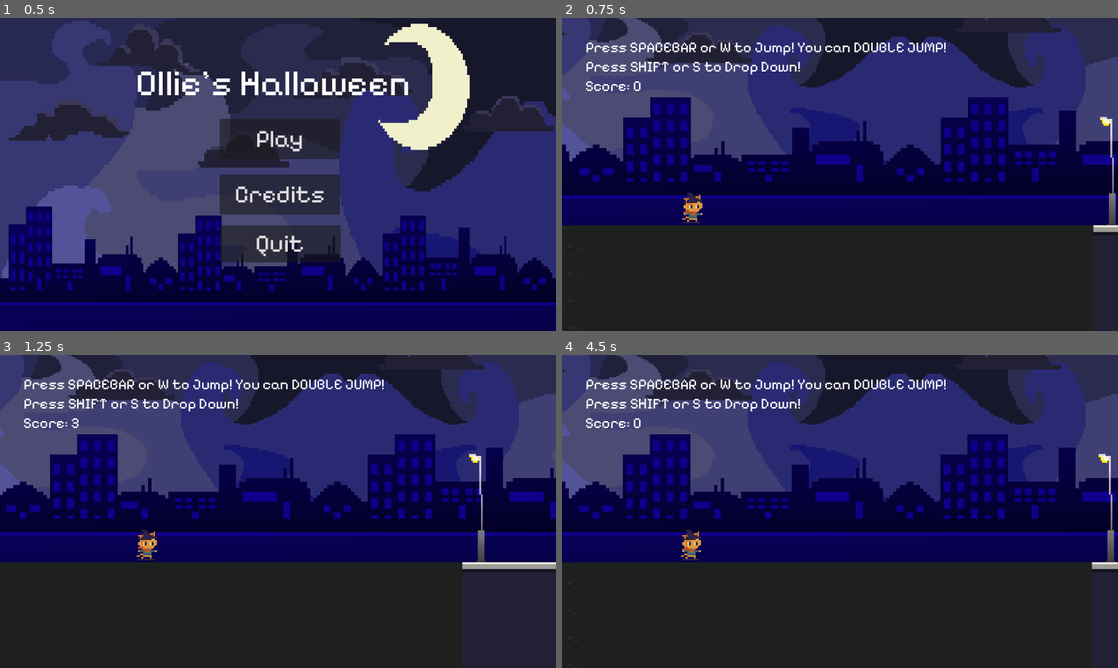
Above: before the commit, frames 1-4 (two rows, left to right).
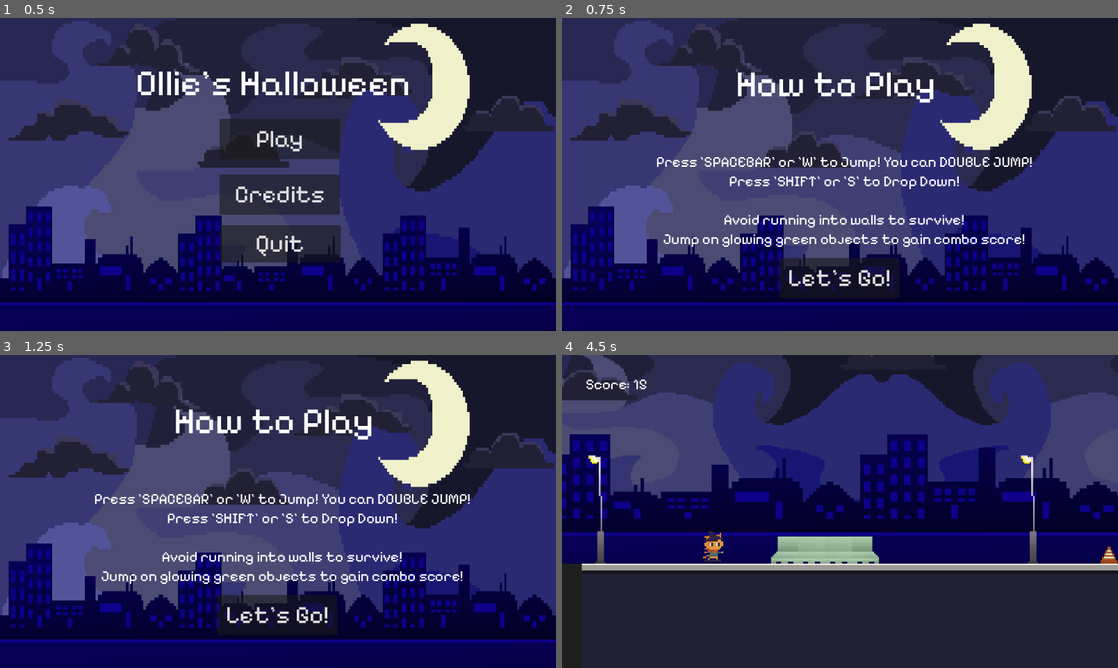
Above: after the commit, the same moments.

Repository: kedrickfudala/SGD-Spooky-Game-Jam
Game: Godot game, scene res://src/game_container.tscn
Same seed, same stepped clock (60 frames per second), same inputs: the game is played once before the commit and once after it.
Inputs (mouse positions are in pixels of both pictures, inside the frame that each line leads up to):
- Up to frame 1 (0.5 s): no input
- Up to frame 2 (0.75 s): click "Play" at 0.5 s
- Up to frame 3 (1.25 s): no input
- Up to frame 4 (4.5 s): click (840, 614) at 1.25 s, where only the run after the commit has a clickable "Let's Go!"; tap Space (jump) at 2, 2.27, 2.75, 3.02, 3.5 s; tap S (drop) at 2.1, 2.85, 3.6 s; click (840, 517) at 4.25 s, where only the run before the commit has a clickable "Restart"

Frame 1 is identical in both runs. In frame 2, 84% of the frame differs, in the area x 0-100%, y 0-100%; in frame 3, 85%; in frame 4, 28%.

Commit message:
added instructions scene

Diff:
--- a/src/game_container.gd
+++ b/src/game_container.gd
@@ -7,6 +7,7 @@
 @onready var world : PackedScene = preload("res://src/levels/world.tscn")
 @onready var gameover_screen : PackedScene = preload("res://src/ui/game_over_ui.tscn")
 @onready var credits_scene : PackedScene = preload("res://src/ui/credits_scene.tscn")
+@onready var instructions_scene : PackedScene = preload("res://src/ui/instructions_scene.tscn")
 
 @onready var world_inst : Object = null
 
@@ -19,6 +20,11 @@
 	var main_menu_inst = main_menu.instantiate()
 	main_menu_inst.global_position = Vector2(0,0)
 	add_child(main_menu_inst)
+
+func spawn_instructions():
+	var instructions_scene_inst = instructions_scene.instantiate()
+	instructions_scene_inst.global_position = Vector2(0,0)
+	add_child(instructions_scene_inst)
 
 func spawn_credits():
 	var credits_scene_inst = credits_scene.instantiate()
--- a/src/player/player.gd
+++ b/src/player/player.gd
@@ -35,9 +35,7 @@
 func _physics_process(_delta: float) -> void:
 	camera.position_smoothing_speed = 3 + (world.speed / 100)
 	if player_hud_inst:
-			player_hud_inst.hud_label.text = str("Press SPACEBAR or W to Jump! You can DOUBLE JUMP!")
-			player_hud_inst.hud_label.text += '\n' + str("Press SHIFT or S to Drop Down!")
-			player_hud_inst.hud_label.text += '\n' + str("Score: ") + str(score)
+			player_hud_inst.hud_label.text = str("Score: ") + str(score)
 			if combo_runout_timer.time_left > 0:
 				player_hud_inst.hud_label.text += '\n' + str("Combo: ") + str(combo)
 				player_hud_inst.hud_label.text += '\n' + str("    Multiplier: ") + str(combo_multiplier)
--- /dev/null
+++ b/src/ui/instructions_scene.gd
@@ -0,0 +1,7 @@
+extends Control
+
+@onready var game_container = get_parent()
+
+func _on_confirm_button_pressed() -> void:
+	game_container.spawn_world()
+	queue_free()
--- /dev/null
+++ b/src/ui/instructions_scene.tscn
@@ -0,0 +1,50 @@
+[gd_scene load_steps=3 format=3 uid="uid://c3tfoqcmufkds"]
+
+[ext_resource type="Texture2D" uid="uid://d0w7usunxm22b" path="res://assets/backgrounds/background_for_spooky_game_jamWHOLE.png" id="1_l674o"]
+[ext_resource type="Script" path="res://src/ui/instructions_scene.gd" id="1_mfdya"]
+
+[node name="InstructionsScene" type="Control"]
+layout_mode = 3
+anchors_preset = 15
+anchor_right = 1.0
+anchor_bottom = 1.0
+grow_horizontal = 2
+grow_vertical = 2
+script = ExtResource("1_mfdya")
+
+[node name="TextureRect" type="TextureRect" parent="."]
+offset_right = 1153.0
+offset_bottom = 793.0
+texture = ExtResource("1_l674o")
+
+[node name="HeaderLabel" type="Label" parent="."]
+offset_left = 360.0
+offset_top = 92.0
+offset_right = 795.0
+offset_bottom = 229.0
+theme_override_font_sizes/font_size = 75
+text = "How to Play"
+
+[node name="Label" type="Label" parent="."]
+offset_left = 52.0
+offset_top = 280.0
+offset_right = 1118.0
+offset_bottom = 517.0
+theme_override_font_sizes/font_size = 30
+text = "Press 'SPACEBAR' or 'W' to Jump! You can DOUBLE JUMP!
+Press 'SHIFT' or 'S' to Drop Down!
+
+Avoid running into walls to survive!
+Jump on glowing green objects to gain combo score!"
+horizontal_alignment = 1
+
+[node name="ConfirmButton" type="Button" parent="."]
+offset_left = 450.0
+offset_top = 497.0
+offset_right = 699.0
+offset_bottom = 580.0
+theme_override_font_sizes/font_size = 50
+text = "Let's Go!
+"
+
+[connection signal="pressed" from="ConfirmButton" to="." method="_on_confirm_button_pressed"]
--- a/src/ui/main_menu.gd
+++ b/src/ui/main_menu.gd
@@ -4,7 +4,7 @@
 @onready var game_container = get_parent()
 
 func _on_play_button_pressed() -> void:
-	game_container.spawn_world()
+	game_container.spawn_instructions()
 	queue_free()
 
 func _on_credits_button_pressed() -> void:
Not shown, changed: export_presets.cfg
